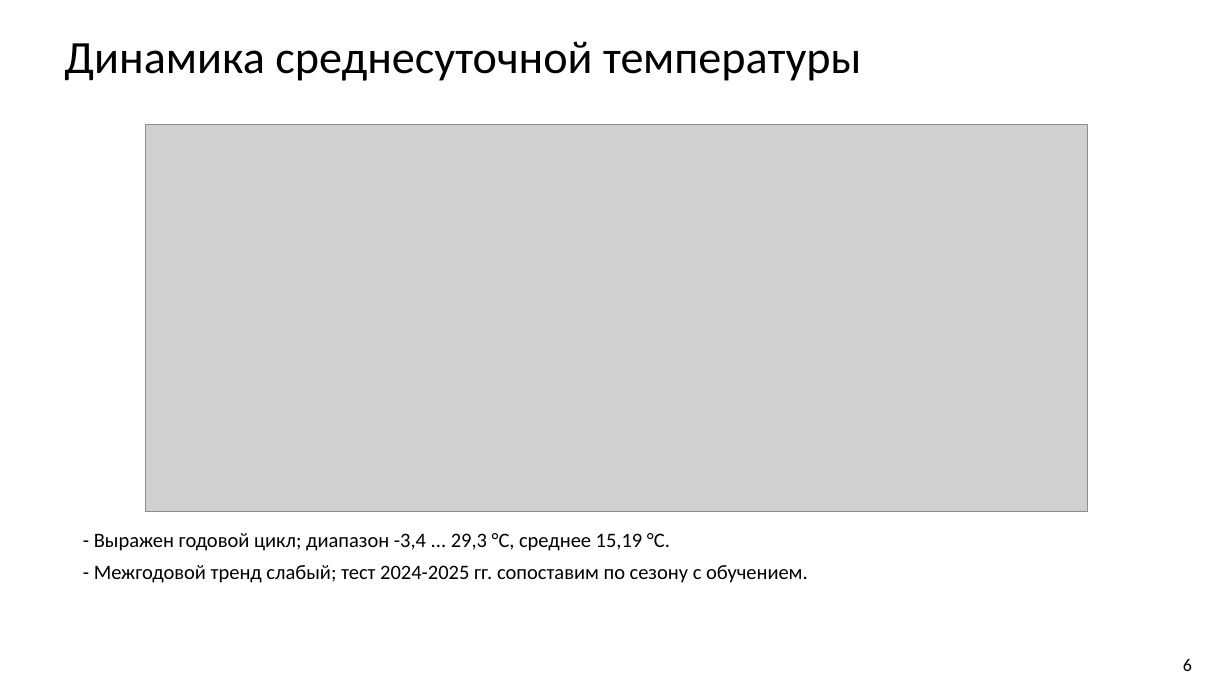
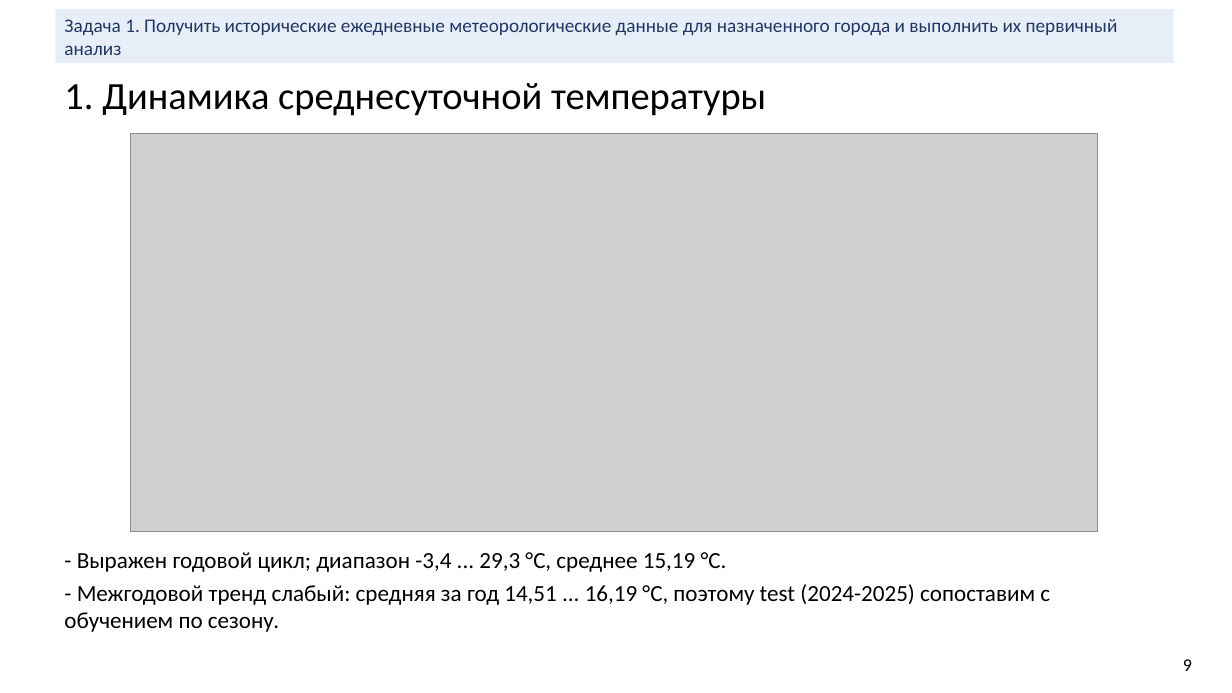
Before and after one commit to bigflyy/nn-uni, a slide deck: slide 9 of labs/lab2/nn-lab-2.pptx (slide 6 before the commit). Drawn at 1232x693 pixels with LibreOffice and Linux fonts; fonts in the diff are those of the drawing; grey boxes stand for pictures. Boxes give left, top, right and bottom in pixels: in the first picture for what was removed or moved away, otherwise in the second. Text is boxed around its words. In the diff, an @@ line names an element or a change of style, - is before the commit and + after.

Commit message:
lab2 pres: lab 1 format, task bands, experiment and baseline slides

```diff
--- a/labs/lab2/nn-lab-2.pptx
+++ b/labs/lab2/nn-lab-2.pptx
@@ rectangle added at [55, 9, 1174, 63], fill #E8EEF7, 15 pt, text #1F3864 @@
+Задача 1. Получить исторические ежедневные метеорологические данные для назначенного города и выполнить их первичный анализ
@@ text at [64, 83, 766, 116]: text changed; size 36 to 30 pt @@
-Динамика среднесуточной температуры
+1. Динамика среднесуточной температуры
@@ picture: place and size @@
-picture at [145, 125, 1088, 512]
+picture at [131, 134, 1099, 531]
@@ text "- Выражен годовой цикл; диапазон ...": place and size @@
-text "- Выражен годовой цикл; диапазон ..." at [94, 533, 808, 583]
+text "- Выражен годовой цикл; диапазон ..." at [64, 552, 1050, 632]
@@ text at [77, 552, 727, 572]: size 16 to 18 pt in "- Выражен годовой цикл; диапазон -3,4 ... ..."; less space between paragraphs @@
@@ text at [64, 584, 1050, 632]: text changed; size 16 to 18 pt @@
-- Межгодовой тренд слабый; тест 2024-2025 гг. сопоставим по сезону с обучением.
+- Межгодовой тренд слабый: средняя за год 14,51 ... 16,19 °C, поэтому test (2024-2025) сопоставим с обучением по сезону.
@@ text at [1183, 659, 1192, 671]: text changed @@
-6
+9
```
Also in this commit, not shown: 12 other slides changed, 24 slides added, 8 slides removed.
